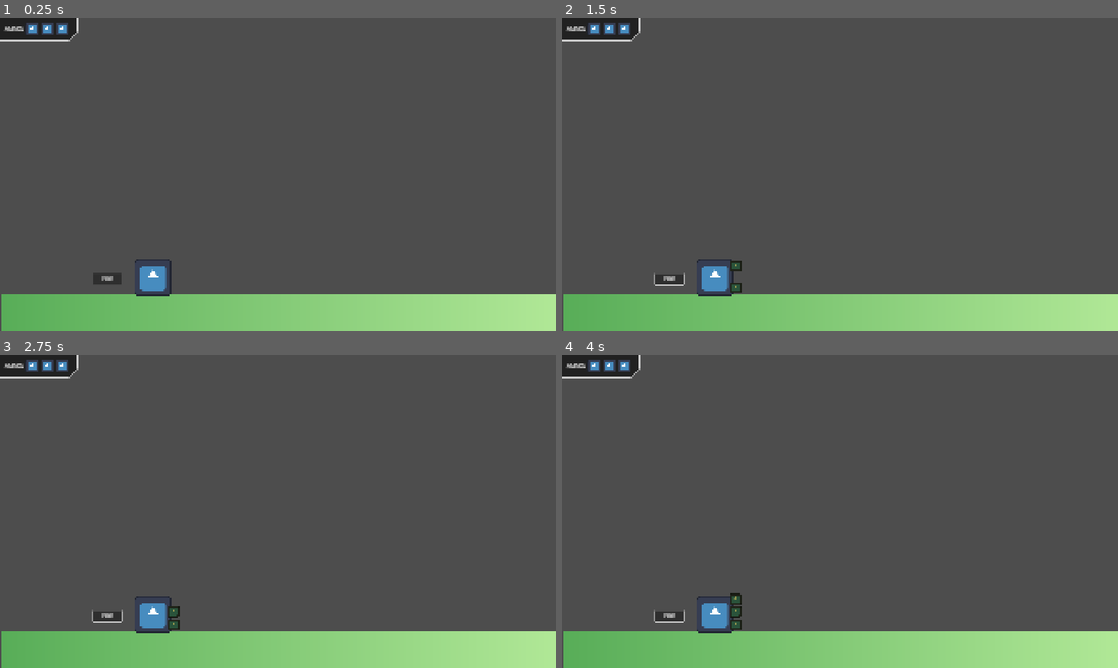
Above: before the commit, frames 1-4 (two rows, left to right).
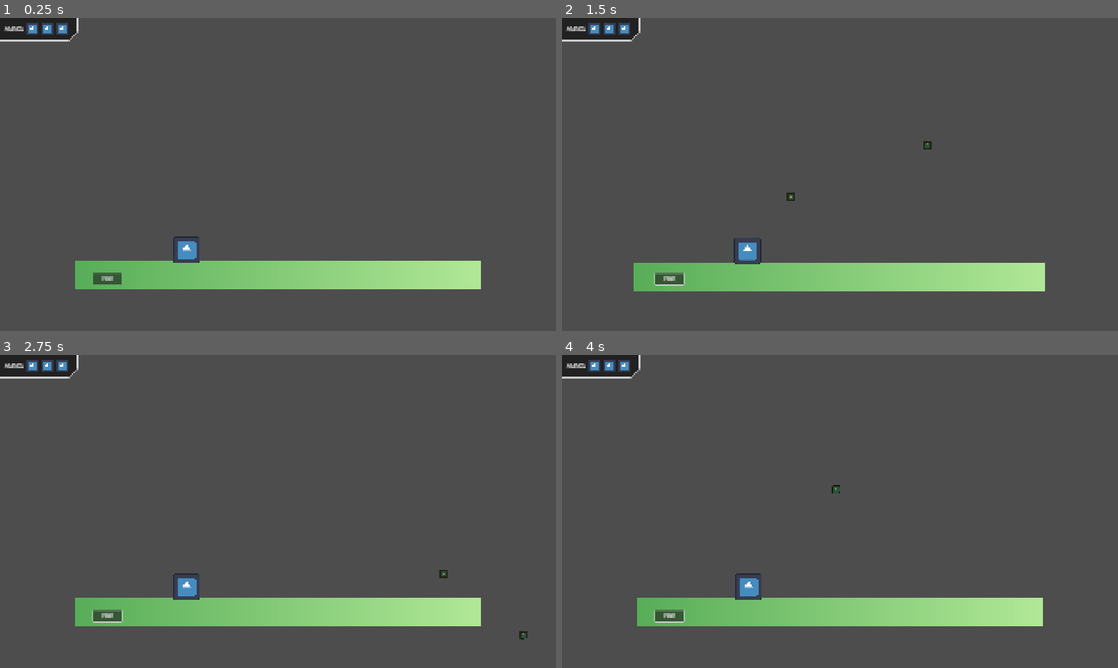
Above: after the commit, the same moments.

Repository: ToxicStarfall/arc-tillery
Game: Godot game, scene res://node.tscn
Same seed, same stepped clock (60 frames per second), same inputs: the game is played once before the commit and once after it. The engine's default icon, where the game draws it, is replaced by a stand-in: a white triangle on a blue panel in a dark square.
Inputs (mouse positions are in pixels of both pictures, inside the frame that each line leads up to):
- Up to frame 1 (0.25 s): no input
- Up to frame 2 (1.5 s): click "FIRE" at 0.5 s; tap Enter at 1.25 s; move the mouse to (962, 158) at 1.27 s; hold Right from 1.28 s (still down); hold Mouse wheel up (zoom_in, bound only after the commit) from 1.28 s (still down)
- Up to frame 3 (2.75 s): tap Mouse wheel down (zoom_out, bound only after the commit) at 1.55, 2.1 s; move the mouse to (166, 527) at 2.02 s; release Right at 2.03 s; release Mouse wheel up (zoom_in, bound only after the commit) at 2.03 s; hold Down from 2.03 s (still down); tap Mouse wheel up (zoom_in, bound only after the commit) at 2.3 s
- Up to frame 4 (4 s): move the mouse to (895, 442) at 2.77 s; release Down at 2.78 s; hold Right 2.78-3.53 s; hold Mouse wheel up (zoom_in, bound only after the commit) 2.78-3.53 s; tap Mouse wheel down (zoom_out, bound only after the commit) at 3.05, 3.6 s; tap Space at 3.5 s; move the mouse to (812, 574) at 3.52 s; hold Up from 3.53 s (still down); tap Mouse wheel up (zoom_in, bound only after the commit) at 3.8 s

The runs differ from the first frame. In frame 1, 19% of the frame differs, in the area x 0-100%, y 69-100%; in frame 2, 19%, in the area x 0-100%, y 39-100%; in frame 3, 19%; in frame 4, 19%.

Commit message:
Camera zoom functionality

Diff:
--- a/game.gd
+++ b/game.gd
@@ -4,15 +4,11 @@
 var UI: CanvasLayer
 var World: Node2D
 
-var ammo = 3
-var current_weapon
+var ammo := 3
+var current_weapon: Weapon
 
-var projectile_speed := 200.0
-#var gravity := Vector2(0.0, 10.0)
 var gravity := Vector2(0.0, 980.0)
 
-var vertical_angle = 45
-var horizontal_angle = 0
 
 
 func _ready() -> void:
@@ -25,12 +21,14 @@
 
 
 func _on_weapon_fired(projectile: Projectile):
-	#var projectile: RigidBody2D = preload("res://projectiles/projectile.tscn").instantiate() #Projectile.new()
-	#projectile.position = World.get_node("%ProjectilePoint").position
-	#var velocity = Vector2(50 * 100, -80 * 100)
-	#print(Vector2.from_angle(vertical_angle))
-	#var velocity = Vector2.from_angle(vertical_angle) * projectile_speed * 100
+	World.add_child(projectile)
 
-	World.add_child(projectile)
-	#projectile.apply_central_force( velocity )
-	pass
+
+func _unhandled_input(event: InputEvent) -> void:
+	if event.is_action_pressed("zoom_in"):
+		var zoom: Vector2 = World.get_node("Camera2D").zoom
+		World.get_node("Camera2D").zoom = (zoom + (Vector2.ONE * 0.01)).minf(2.0)
+		#World.get_node("Camera2D").zoom += Vector2.ONE * 0.01).minf(2.0)
+	if event.is_action_pressed("zoom_out"):
+		var zoom: Vector2 = World.get_node("Camera2D").zoom
+		World.get_node("Camera2D").zoom = (zoom - (Vector2.ONE * 0.01)).maxf(0.01)
--- a/node.tscn
+++ b/node.tscn
@@ -29,7 +29,6 @@
 script = ExtResource("1_112p8")
 
 [node name="UI" type="CanvasLayer" parent="."]
-follow_viewport_enabled = true
 
 [node name="MainMenu" type="Control" parent="UI"]
 visible = false
@@ -223,17 +222,23 @@
 [node name="World" type="Node2D" parent="."]
 
 [node name="StaticBody2D" type="StaticBody2D" parent="World"]
+position = Vector2(0, 953)
 collision_mask = 0
 
 [node name="Sprite2D" type="Sprite2D" parent="World/StaticBody2D"]
-position = Vector2(961.5, 1016.00006)
+position = Vector2(959, 64.00006)
 scale = Vector2(7.4882813, 128.00009)
 texture = SubResource("GradientTexture1D_112p8")
 
 [node name="CollisionShape2D" type="CollisionShape2D" parent="World/StaticBody2D"]
-position = Vector2(960, 1016)
+position = Vector2(960, 64)
 shape = SubResource("RectangleShape2D_112p8")
 
 [node name="Weapon" parent="World" instance=ExtResource("4_e2u21")]
 position = Vector2(528, 896)
 collision_layer = 0
+
+[node name="Camera2D" type="Camera2D" parent="World"]
+visible = false
+offset = Vector2(960, 540)
+zoom = Vector2(0.73, 0.73)
--- a/project.godot
+++ b/project.godot
@@ -42,6 +42,21 @@
 theme/default_font_multichannel_signed_distance_field=true
 theme/custom="uid://i3vbv3fax5ab"
 
+[input]
+
+zoom_in={
+"deadzone": 0.2,
+"events": [Object(InputEventMouseButton,"resource_local_to_scene":false,"resource_name":"","device":-1,"window_id":0,"alt_pressed":false,"shift_pressed":false,"ctrl_pressed":false,"meta_pressed":false,"button_mask":0,"position":Vector2(0, 0),"global_position":Vector2(0, 0),"factor":1.0,"button_index":4,"canceled":false,"pressed":false,"double_click":false,"script":null)
+, Object(InputEventKey,"resource_local_to_scene":false,"resource_name":"","device":-1,"window_id":0,"alt_pressed":false,"shift_pressed":false,"ctrl_pressed":false,"meta_pressed":false,"pressed":false,"keycode":0,"physical_keycode":61,"key_label":0,"unicode":61,"location":0,"echo":false,"script":null)
+]
+}
+zoom_out={
+"deadzone": 0.2,
+"events": [Object(InputEventMouseButton,"resource_local_to_scene":false,"resource_name":"","device":-1,"window_id":0,"alt_pressed":false,"shift_pressed":false,"ctrl_pressed":false,"meta_pressed":false,"button_mask":0,"position":Vector2(0, 0),"global_position":Vector2(0, 0),"factor":1.0,"button_index":5,"canceled":false,"pressed":false,"double_click":false,"script":null)
+, Object(InputEventKey,"resource_local_to_scene":false,"resource_name":"","device":-1,"window_id":0,"alt_pressed":false,"shift_pressed":false,"ctrl_pressed":false,"meta_pressed":false,"pressed":false,"keycode":0,"physical_keycode":45,"key_label":0,"unicode":45,"location":0,"echo":false,"script":null)
+]
+}
+
 [layer_names]
 
 2d_physics/layer_1="World"
--- a/weapon.gd
+++ b/weapon.gd
@@ -1,3 +1,4 @@
+class_name Weapon
 extends StaticBody2D
 
 
@@ -19,7 +20,7 @@
 	#new_projectile.position = $ProjectilePoint.global_position
 	new_projectile.position = $ProjectilePoint.position
 	weapon_fired.emit( new_projectile )
-	var vel = Vector2()
+	var vel = Vector2.from_angle(current_angle * -1) * projectile_speed * 10
 	print(vel)
 	new_projectile.apply_central_force( vel * projectile_speed )
 	pass
